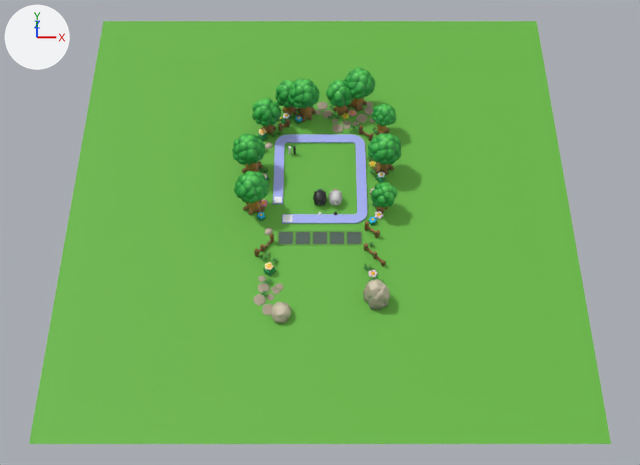
The Blender file source_files/scene.blend, before and after one commit.
Camera for both pictures: a 50 mm camera at (0.0, -63.5, 95.4) aimed at (0.0, -4.7, 0.1). The axes (+X, +Y, +Z) are drawn at upper left. The lights are the same throughout. The first picture is the older version.

Script lines for the objects in view, before the commit:
```python
ob_rail_main = bpy.data.objects.new('Rail_Main', cu_rail_main)
ob_rail_main.location = (0.0, 0.0, 0.0)
ob_rock_02 = bpy.data.objects.new('Rock_02', me_mesh_8)
ob_rock_02.location = (6.7, -14.1, 0.0)
ob_rock_02.rotation_euler = (0.0, 0.0, -2.597)  # degrees (0, 0, -149)
ob_tree_01 = bpy.data.objects.new('Tree_01', me_mesh_3)
ob_tree_01.location = (5.1, 16.2, 0.0)
# also in view: 'Tree_00.001' at (-7.1, 11.7, 2.9); 'Tree_01.005' at (-8.5, -0.8, 3.3); 'Ground_Plane' at (0.0, 0.0, 0.0); 'Tree_01.002' at (-2.2, 14.4, 3.3); 'Tree_00.002' at (2.7, 15.0, 2.9)
```
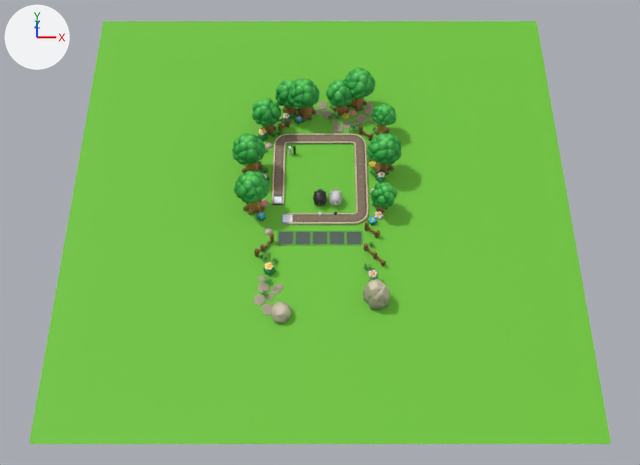
Edits to the bpy script that builds the scene:
```text
Add img_rail_basecolor_png:
    img_rail_basecolor_png = load_image('rail_basecolor.png', 'textures/rail_basecolor.png', 1024, 1024, 'sRGB')
Add img_rail_normal_png:
    img_rail_normal_png = load_image('rail_normal.png', 'textures/rail_normal.png', 1024, 1024, 'Non-Color')
Add mat_mat_rail:
    mat_mat_rail = bpy.data.materials.new('/mat/Rail')
    # uses the picture img_rail_basecolor_png
    # uses the picture img_rail_normal_png
Add me_rail_main:
    me_rail_main.from_pydata(...)  # 426 vertices, 596 faces; spans x -6.2..6.2, y -3.53..10.88, z 0.0..0.28
    me_rail_main.materials.append(mat_mat_rail)
Change ob_rail_main:
    ob_rail_main: bpy.data.objects.new('Rail_Main', cu_rail_main) -> bpy.data.objects.new('Rail_Main', me_rail_main)
```

Changed parts and their boxes [x1, y1, x2, y2] in the pictures (640 x 465 px):
'Rail_Main', reshaped
    before: [273, 134, 367, 224]
    after: [272, 133, 369, 225]
